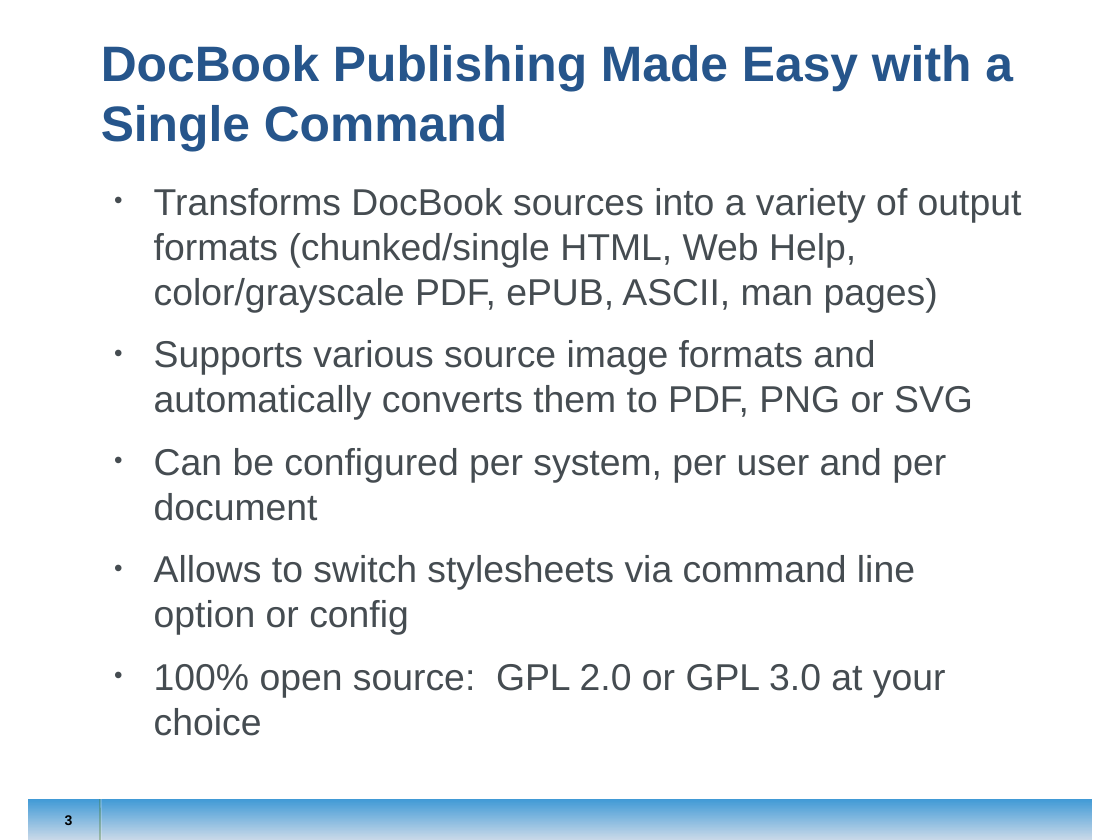
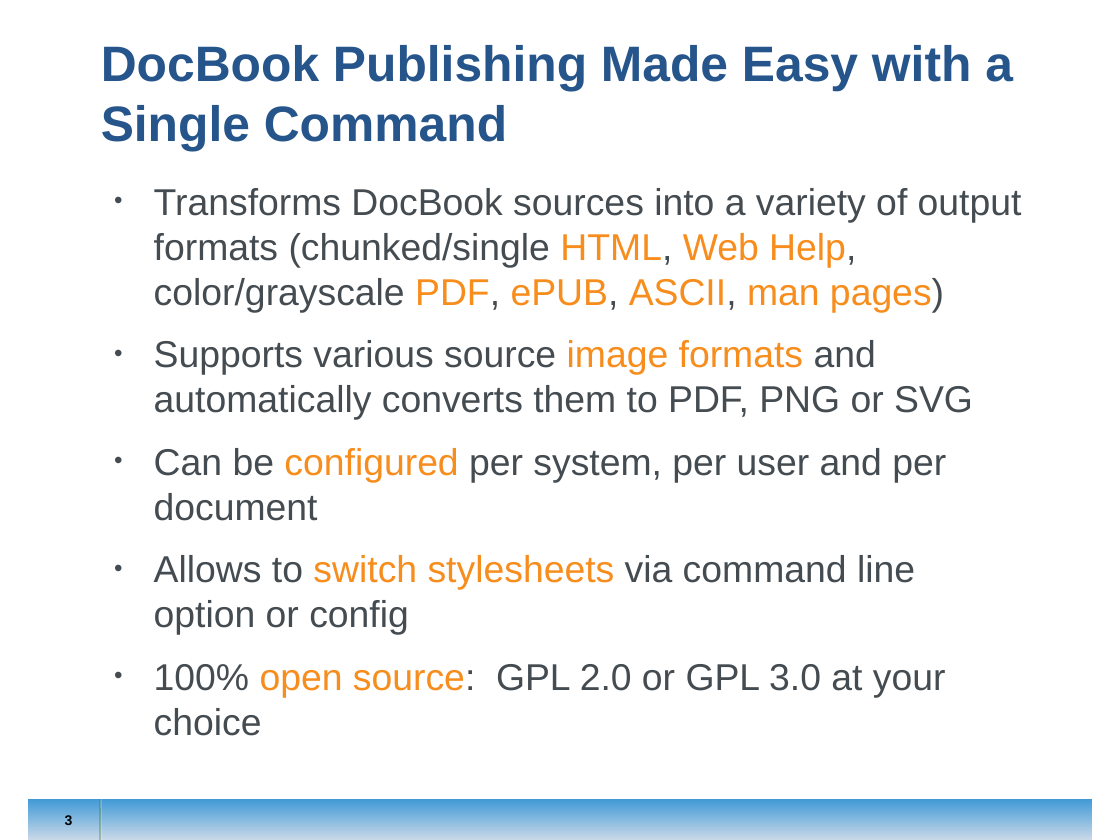
Before and after one commit to openSUSE/daps, a slide deck: slide 3 of doc/presentation/daps_linuxtag_2012.odp. Drawn at 1120x840 pixels with LibreOffice and Linux fonts; fonts in the diff are those of the drawing; background and template pictures are left out. Boxes give left, top, right and bottom in pixels: in the first picture for what was removed or moved away, otherwise in the second. Text is boxed around its words. In the diff, an @@ line names an element or a change of style, - is before the commit and + after.

```diff
--- a/doc/presentation/daps_linuxtag_2012.odp
+++ b/doc/presentation/daps_linuxtag_2012.odp
@@ text "Transforms DocBook sources into a ..." at <box>154,188,1022,736</box>: text colour #454C51 to #F78D1D in "HTML, Web Help, PDF, ePUB, ASCII, man ...", "image formats", "configured", "switch stylesheets" and 1 more places @@
```
Also in this commit, not shown: 4 other slides changed, 1 slide added.
